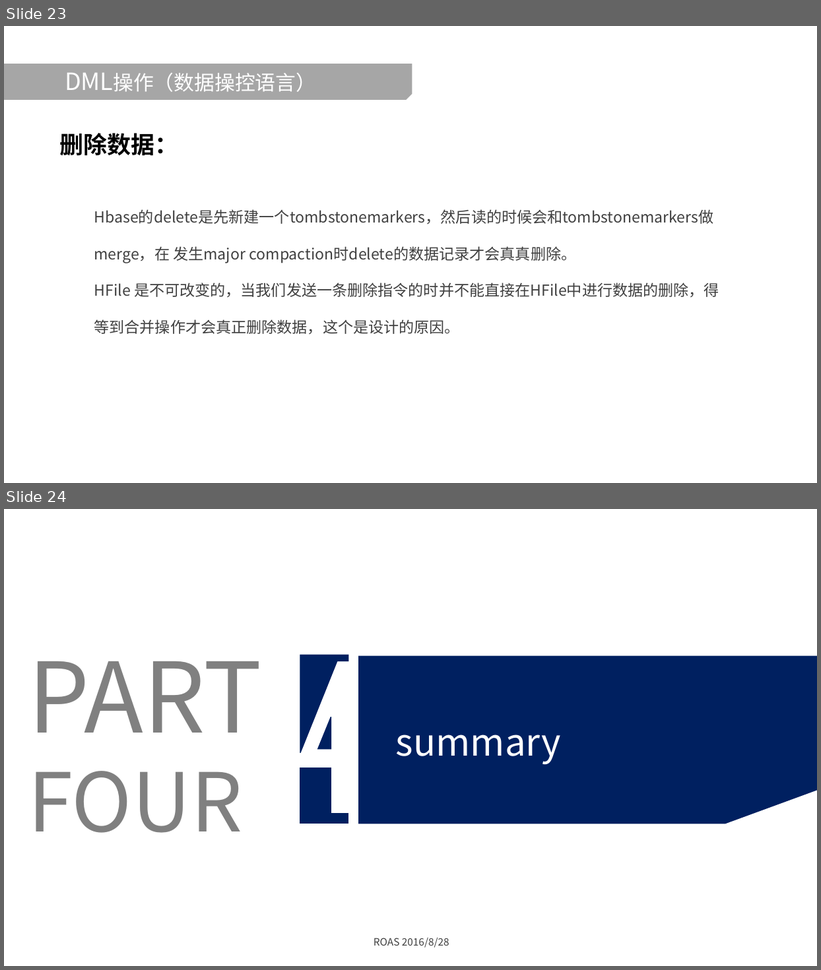
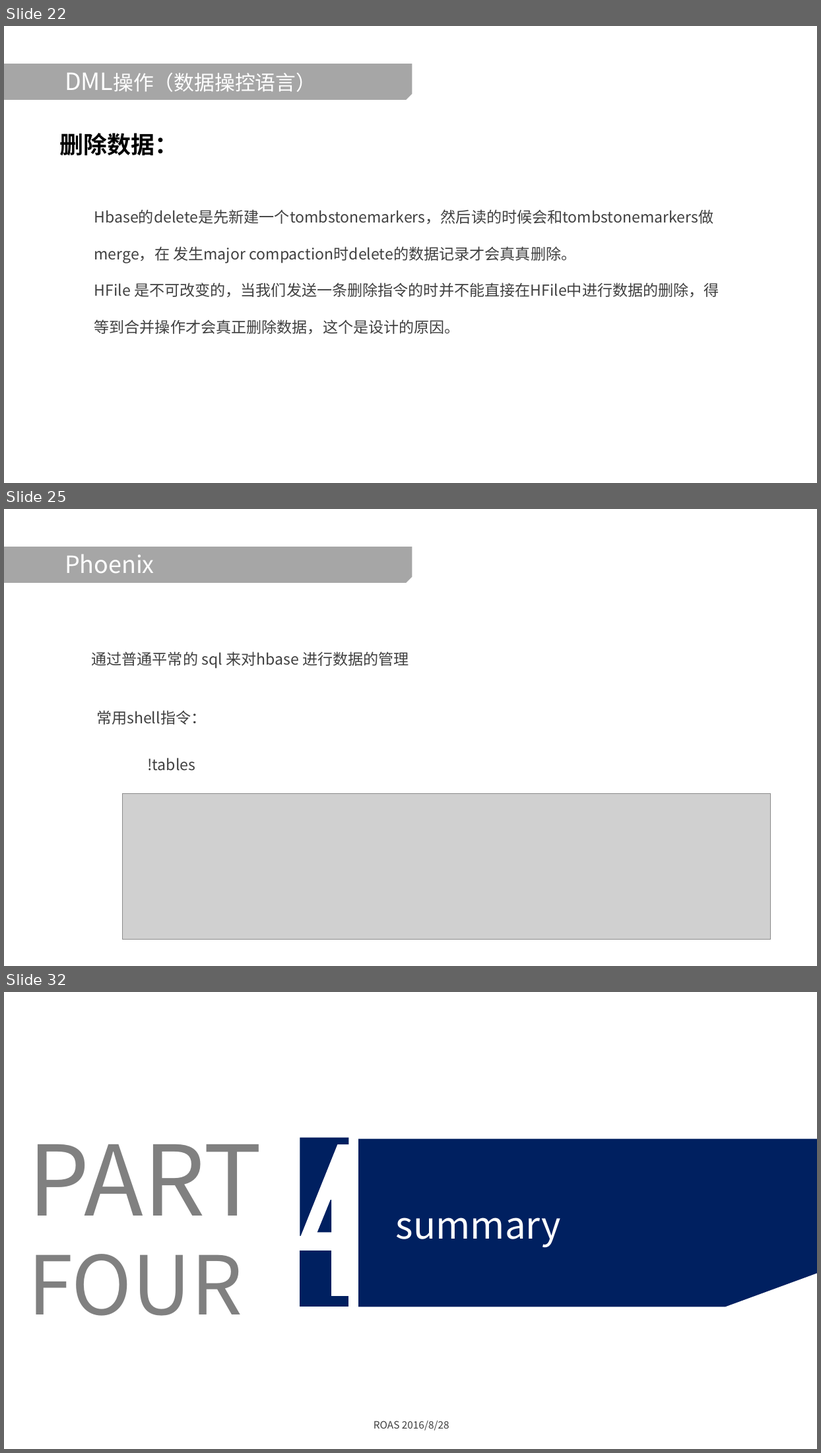
Before and after one commit to Guosmilesmile/hbaseDoc, a slide deck: Hbase学习分享.pptx. Shown one above the other, each under a label of ours: slides 23 and 24 before the commit, slides 22, 25 and 32 after it; the slides between them are not shown. The pictures are 821x970 and 821x1453 pixels, drawn with LibreOffice and Linux fonts; fonts in the diff are those of the drawing; grey boxes stand for pictures; background and template pictures are left out. Boxes give left, top, right and bottom in pixels: in the first picture for what was removed or moved away, otherwise in the second. Text is boxed around its words. In the diff, an @@ line names an element or a change of style, - is before the commit and + after.

Commit message:
add phoenix

```diff
--- a/Hbase学习分享.pptx
+++ b/Hbase学习分享.pptx
@@ slide 25 added at <box>4,509,817,966</box>, background picture (left out) @@
@@ snip rect added at <box>4,547,412,583</box>, fill #A6A6A6 @@
@@ title added at <box>65,554,154,573</box>, 28 pt, text #FFFFFF @@
+Phoenix
@@ text added at <box>91,652,409,669</box>, 18 pt, text #404040 @@
+通过普通平常的 sql 来对hbase 进行数据的管理
@@ text added at <box>96,710,206,725</box>, 18 pt, text #404040 @@
+常用shell指令：
@@ text added at <box>147,758,195,771</box>, 18 pt, text #404040 @@
+!tables
@@ picture added at <box>122,794,771,940</box> @@
@@ what was slide 23 is now slide 22 @@
@@ what was slide 24 is now slide 32 @@
```
Also in this commit, not shown: 3 slides changed, 7 other slides added.
